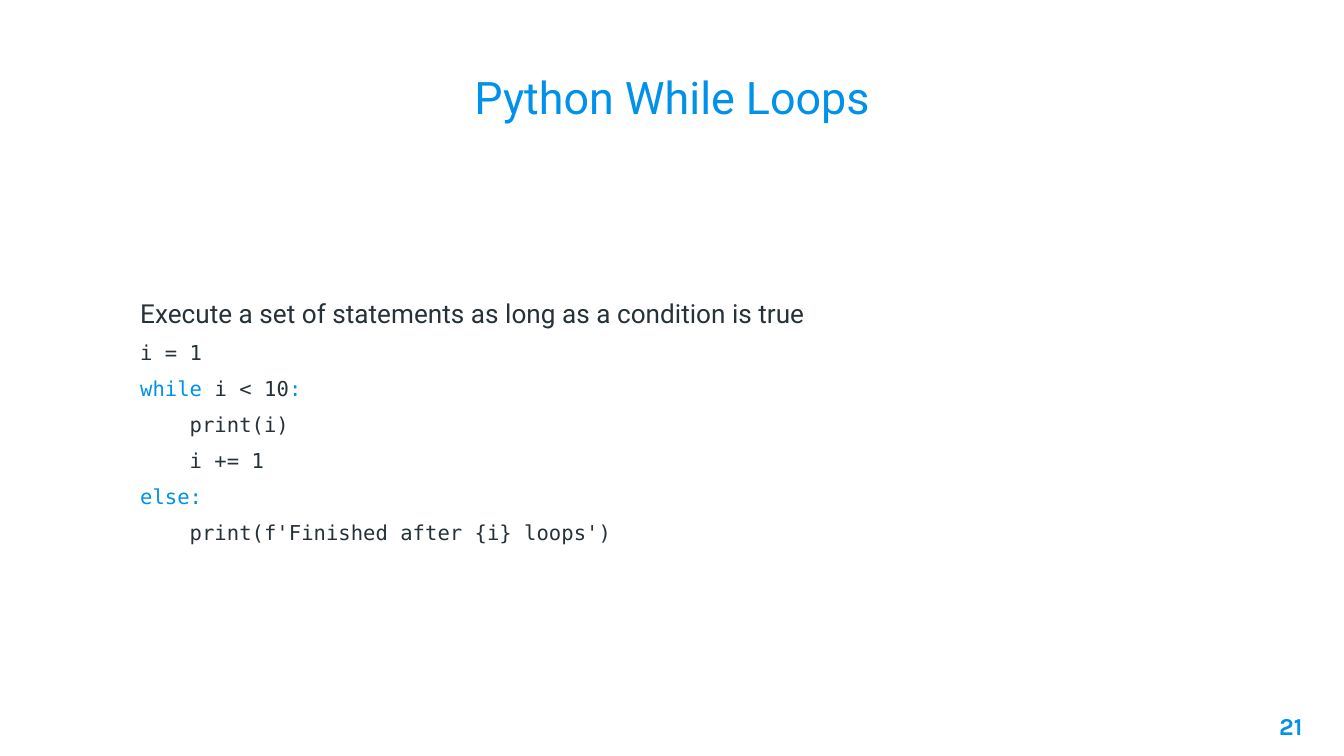
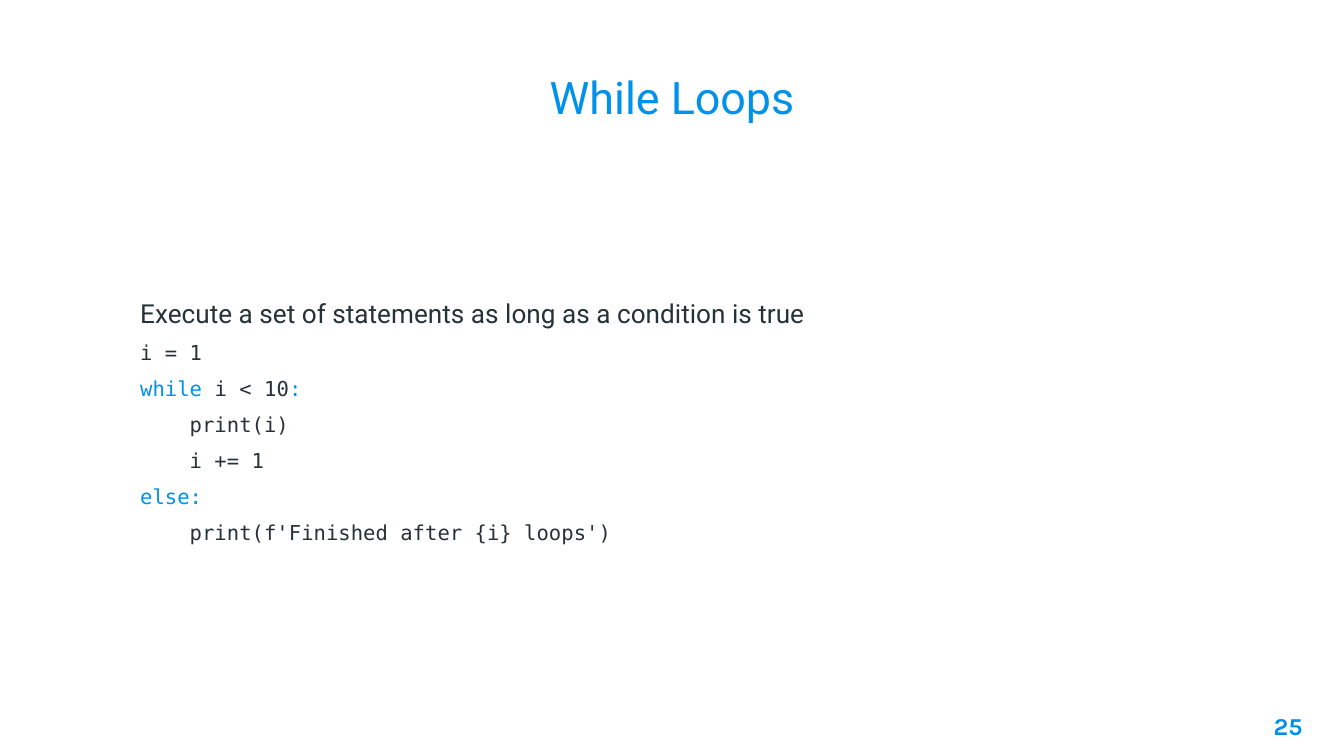
Before and after one commit to AleeRezaa/learn-python, a slide deck: slide 25 of Python.pptx (slide 21 before the commit). Drawn at 1344x756 pixels with LibreOffice and Linux fonts; fonts in the diff are those of the drawing; background and template pictures are left out. Boxes give left, top, right and bottom in pixels: in the first picture for what was removed or moved away, otherwise in the second. Text is boxed around its words. In the diff, an @@ line names an element or a change of style, - is before the commit and + after.

```diff
--- a/Python.pptx
+++ b/Python.pptx
@@ title at [550,80,794,123]: text changed @@
-Python While Loops
+While Loops
@@ page number at [1274,719,1303,736]: text changed @@
-21
+25
```
Also in this commit, not shown: 35 other slides changed, 4 slides added, 1 slide removed.
